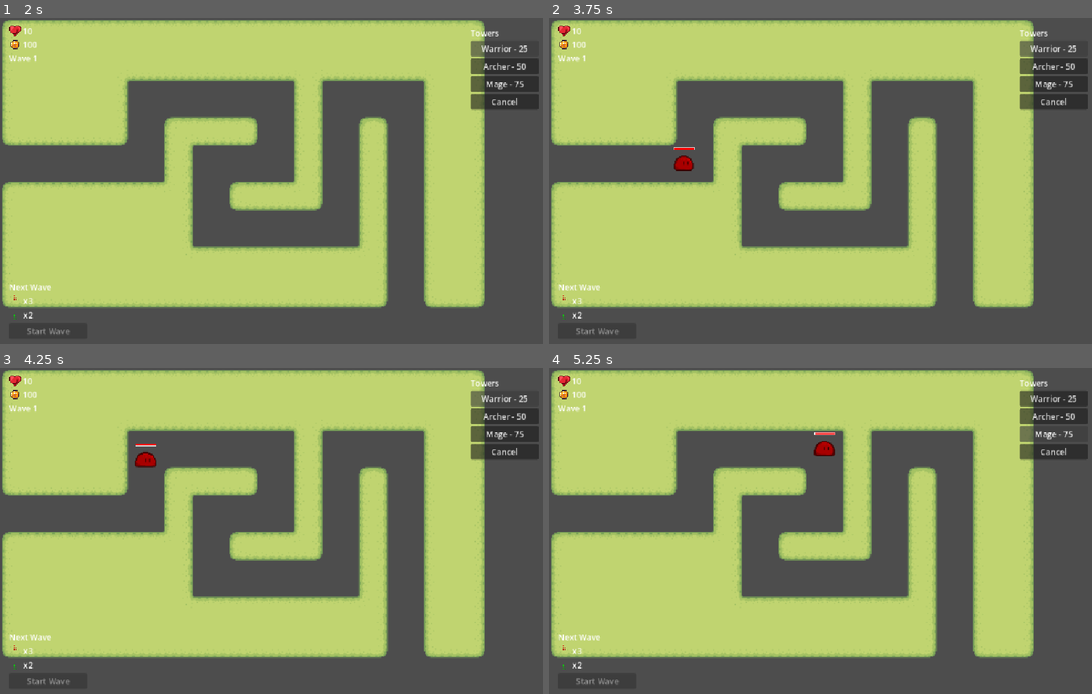
Above: before the commit, frames 1-4 (two rows, left to right).
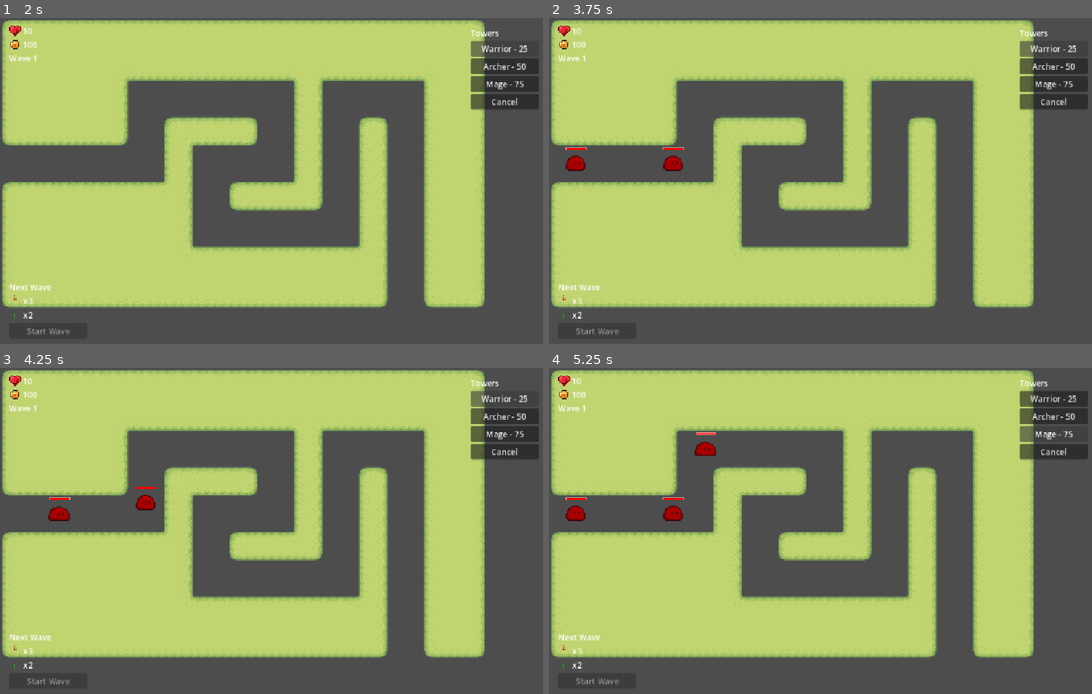
Above: after the commit, the same moments.

Repository: psvm203/rgb-defense
Game: Godot game, scene res://track/track.tscn
Two runs of this game, one before a commit and one after it. Both use one fixed random seed, a clock stepped at 60 frames per second and the inputs below.
Inputs:
- Up to frame 1 (2 s): click "Start Wave" at 0.5 s; click "Warrior - 25" at 1.25 s
- Up to frame 2 (3.75 s): click "Archer - 50" at 2 s; click "Mage - 75" at 2.75 s; click "Warrior - 25" at 3.5 s
- Up to frame 3 (4.25 s): no input
- Up to frame 4 (5.25 s): click "Archer - 50" at 4.25 s; click "Mage - 75" at 5 s

Frame 1 is identical in both runs. In frame 2, 0.4% of the frame differs, in the area x 3-27%, y 39-47%; in frame 3, 0.5%; in frame 4, 0.7%, in the area x 3-53%, y 19-47%.

Commit message:
fix(mob): remove PathFollow2D dependency to prevent corner speedup
Replace PathFollow2D.progress with direct Curve2D.sample_baked() to
eliminate speed variance at 90-degree corners. Each mob now tracks
its own _traveled distance, also fixing shared progress among
multiple mobs.

Diff:
--- a/mob/mob.gd
+++ b/mob/mob.gd
@@ -5,6 +5,7 @@
 
 var rgb: Vector3
 var _base_sprite_x: float
+var _traveled: float = 0.0
 
 
 func _ready() -> void:
@@ -13,32 +14,30 @@
 	_base_sprite_x = $AnimatedSprite2D.position.x
 	add_to_group("mobs")
 	GameState.mob_spawned()
+	var path := get_parent() as Path2D
+	if path and path.curve:
+		position = path.curve.sample_baked(0.0)
 
 
 func _process(delta: float) -> void:
-	var path_follow := get_parent() as PathFollow2D
-	if not path_follow:
+	var path := get_parent() as Path2D
+	if not path or not path.curve:
 		return
-	path_follow.progress += speed * delta
-	if path_follow.progress_ratio >= 1.0:
+	var curve := path.curve
+	var baked_length := curve.get_baked_length()
+	_traveled += speed * delta
+	position = curve.sample_baked(_traveled)
+	if _traveled >= baked_length:
 		GameState.lose_life()
 		GameState.mob_destroyed()
 		queue_free()
 		return
-	_update_flip(path_follow)
+	_update_flip(curve, baked_length)
 
 
-func _update_flip(path_follow: PathFollow2D) -> void:
-	var path := path_follow.get_parent() as Path2D
-	if not path or not path.curve:
-		return
-	var curve := path.curve
-	var baked_length := curve.get_baked_length()
-	if baked_length < 1.0:
-		return
-	var progress := path_follow.progress
-	var pos1 := curve.sample_baked(progress)
-	var pos2 := curve.sample_baked(minf(progress + 10.0, baked_length))
+func _update_flip(curve: Curve2D, baked_length: float) -> void:
+	var pos1 := curve.sample_baked(_traveled)
+	var pos2 := curve.sample_baked(minf(_traveled + 10.0, baked_length))
 	var tangent := pos2 - pos1
 	if abs(tangent.x) > 1.0:
 		var is_flipped := tangent.x < 0.0
--- a/track/track.gd
+++ b/track/track.gd
@@ -210,4 +210,4 @@
 func _spawn_mob(max_rgb: Vector3) -> void:
 	var mob := _mob_scene.instantiate()
 	mob.max_rgb = max_rgb
-	$Path/SpawnPoint.add_child(mob)
+	$Path.add_child(mob)
